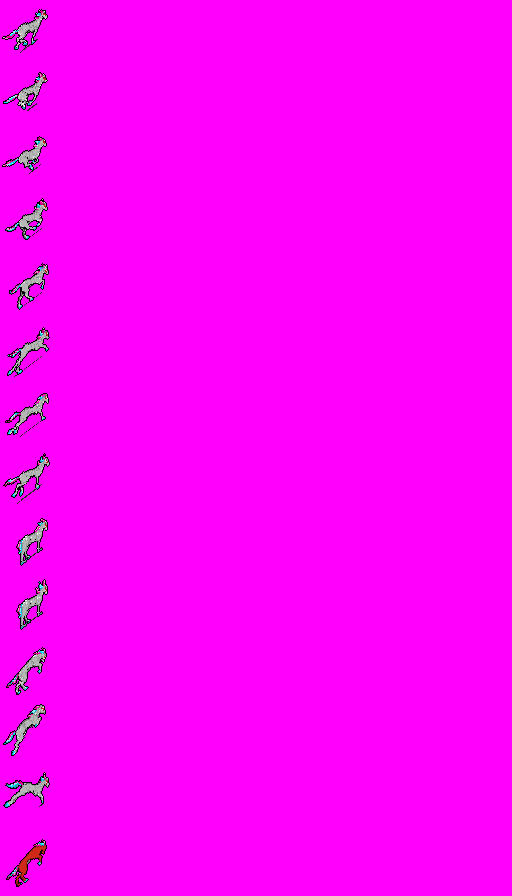
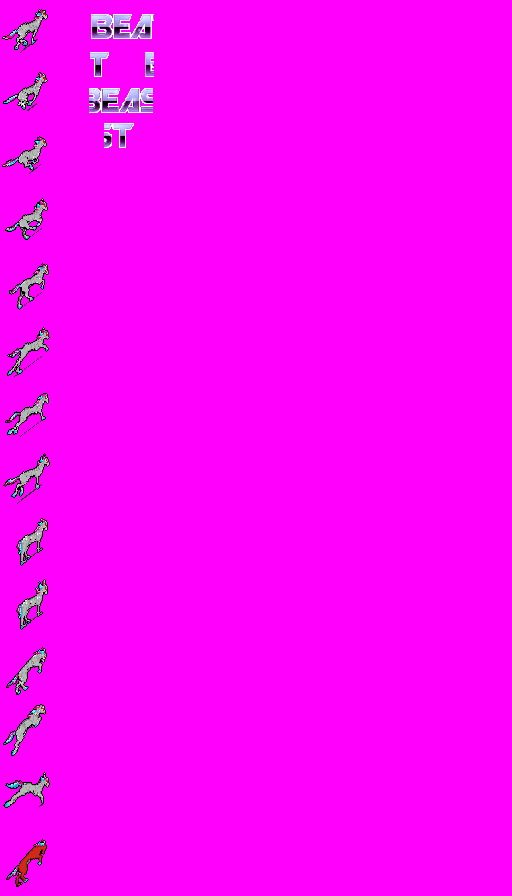
Layers edited between the first and the second 512×896 image:
added layer "start_logo4" above "start_logo3" over [104, 123, 134, 148]
added layer "start_logo3" above "start_logo2" over [89, 88, 153, 113]
added layer "start_logo2" above "start_logo1" over [90, 52, 154, 77]
added layer "start_logo1" above "start_3dhorse" over [91, 14, 154, 39]
painted on "start_3dhorse" over [10, 11, 47, 863]
